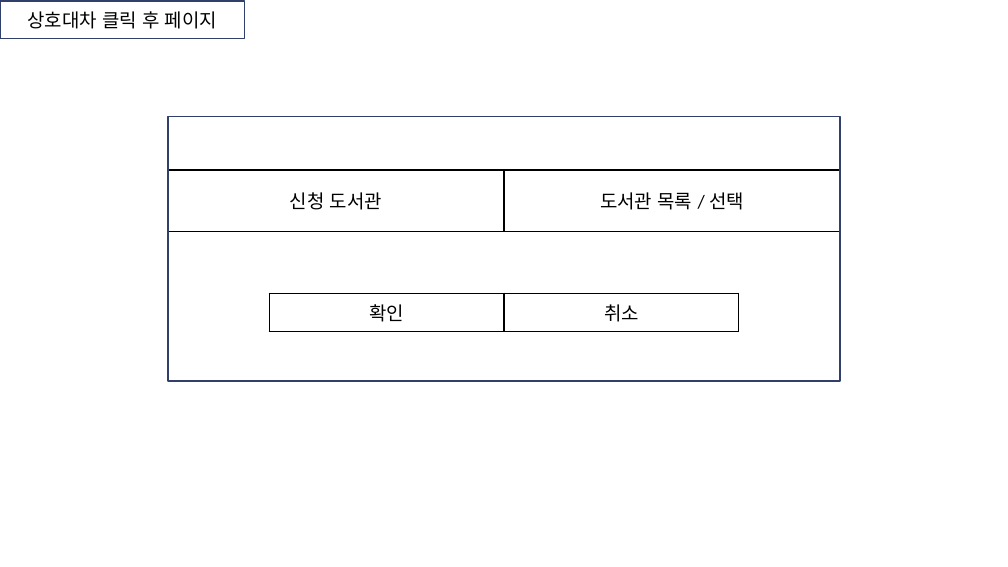
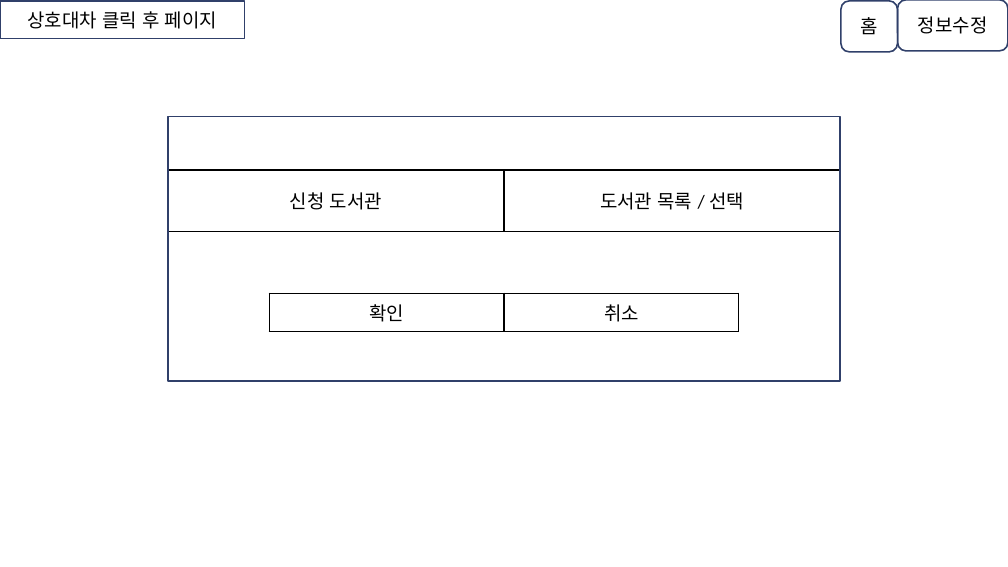
Before and after one commit to to-hworld/Library_Project, a slide deck: slide 15 of design/pageDesign.pptx (slide 14 before the commit). Drawn at 1008x567 pixels with LibreOffice and Linux fonts; fonts in the diff are those of the drawing. Boxes give left, top, right and bottom in pixels: in the first picture for what was removed or moved away, otherwise in the second. Text is boxed around its words. In the diff, an @@ line names an element or a change of style, - is before the commit and + after.

```diff
--- a/design/pageDesign.pptx
+++ b/design/pageDesign.pptx
@@ rounded rectangle added at (841,1,898,52), outline #30416A 1.5 pt, 18 pt, text #000000 @@
+홈
@@ rounded rectangle added at (898,0,1008,51), outline #30416A 1.5 pt, 18 pt, text #000000 @@
+정보수정
```
Also in this commit, not shown: 22 other slides changed, 1 slide added, 6 other files.
